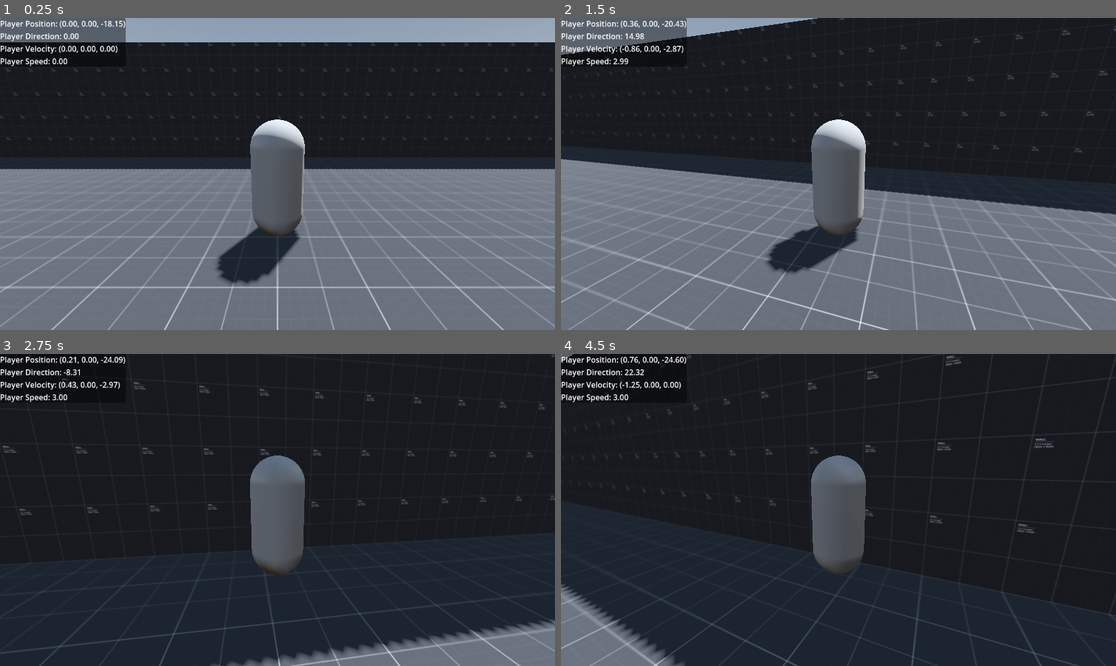
Above: before the commit, frames 1-4 (two rows, left to right).
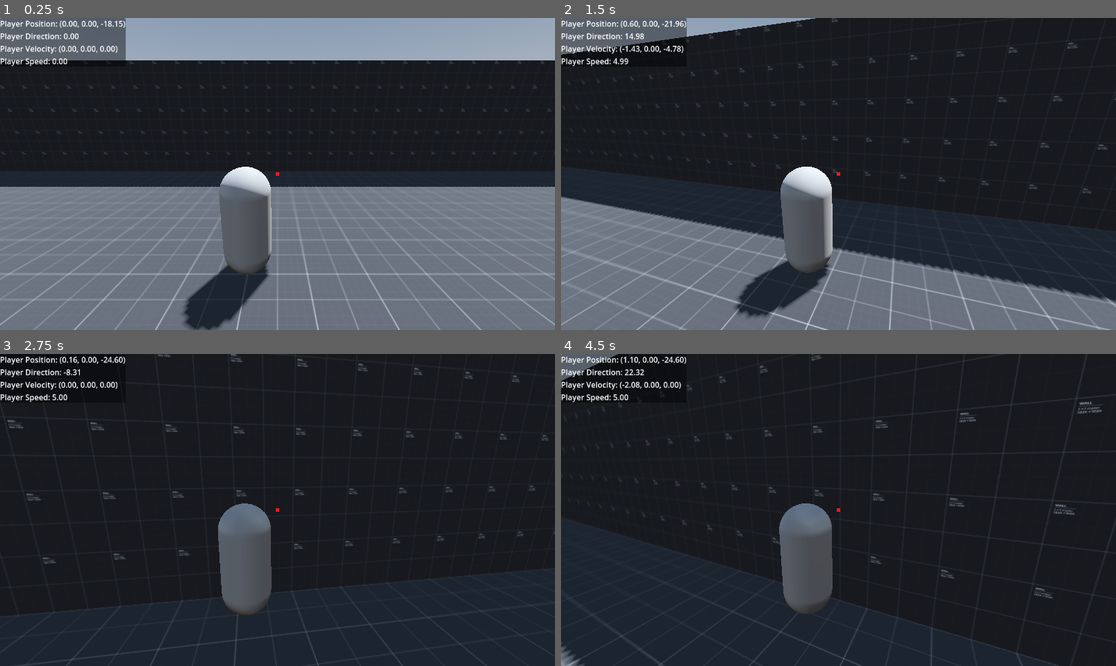
Above: after the commit, the same moments.

Repository: Zokerus/Tamera-Prototype
Game: Godot game, scene res://main.tscn
The game is run twice, just before and just after one commit, with the same random seed, the same clock (stepped at 60 frames per second) and the same inputs.
Inputs (mouse positions are in pixels of both pictures, inside the frame that each line leads up to):
- Up to frame 1 (0.25 s): no input
- Up to frame 2 (1.5 s): tap Enter (ui_accept) at 0.5, 0.77 s; move the mouse to (866, 174) at 0.52 s; hold W (Forward) from 0.53 s (still down); move the mouse to (810, 174) at 1.27 s
- Up to frame 3 (2.75 s): keep holding W (Forward); tap Enter (ui_accept) at 1.52 s; move the mouse to (288, 503) at 2.02 s
- Up to frame 4 (4.5 s): keep holding W (Forward); move the mouse to (832, 516) at 2.77 s; tap Enter (ui_accept) at 3.02, 3.77 s; move the mouse to (877, 513) at 3.52 s; move the mouse to (794, 506) at 4.27 s

The runs differ from the first frame. In frame 1, 21% of the frame differs, in the area x 0-100%, y 7-100%; in frame 2, 28%, in the area x 0-100%, y 0-100%; in frame 3, 12%; in frame 4, 11%.

Commit message:
add aim point crossair

Diff:
--- a/Character/Camera/camera_controller.tscn
+++ b/Character/Camera/camera_controller.tscn
@@ -7,12 +7,12 @@
 script = ExtResource("1_iaytv")
 
 [node name="SpringArm3D" type="Node3D" parent="."]
-transform = Transform3D(1, 0, 0, 0, 1, 0, 0, 0, 1, 0, 1.8, 0)
+transform = Transform3D(1, 0, 0, 0, 1, 0, 0, 0, 1, 0, 2.5, 0)
 script = ExtResource("1_ta650")
 
 [node name="RayCast3D" type="RayCast3D" parent="SpringArm3D"]
-target_position = Vector3(0, 0, 3.5)
+target_position = Vector3(0.5, 0, 3)
 collision_mask = 11
 
 [node name="Camera3D" type="Camera3D" parent="SpringArm3D"]
-transform = Transform3D(1, 0, 0, 0, 0.965926, 0.258819, 0, -0.258819, 0.965926, 0, 0, 3)
+transform = Transform3D(1, 0, 0, 0, 0.965926, 0.258819, 0, -0.258819, 0.965926, 0.5, 0, 3)
--- a/Character/Camera/spring_arm_3d.gd
+++ b/Character/Camera/spring_arm_3d.gd
@@ -12,6 +12,6 @@
 # Called every frame. 'delta' is the elapsed time since the previous frame.
 func _process(delta: float) -> void:
 	if ray_cast_3d.is_colliding():
-		camera_3d.position.z = minf(ray_cast_3d.global_position.distance_to(ray_cast_3d.get_collision_point()) - 0.1, 3.0)
+		camera_3d.position.z = minf(ray_cast_3d.global_position.distance_to(ray_cast_3d.get_collision_point()) - 0.3, 3.0)
 	else:
 		camera_3d.position.z = 3
--- a/Character/Player/player.gd
+++ b/Character/Player/player.gd
@@ -3,7 +3,7 @@
 
 @export var mainCamera: CameraController
 
-const SPEED: float = 3.0
+const SPEED: float = 5.0
 const JUMP_VELOCITY: float = 4.5
 const CHARACTER_ROTATION_RATE: float = 4 * PI
 const ACCELERATION: float = 6.0
--- a/GUI/Debug/debug_ui.tscn
+++ b/GUI/Debug/debug_ui.tscn
@@ -1,6 +1,7 @@
-[gd_scene load_steps=3 format=3 uid="uid://dnyixu56h1p84"]
+[gd_scene load_steps=4 format=3 uid="uid://dnyixu56h1p84"]
 
 [ext_resource type="Script" path="res://GUI/Debug/debug_ui.gd" id="1_3b8v4"]
+[ext_resource type="Texture2D" uid="uid://dv2y0ny3ndptl" path="res://Data/Material/UI/Point.png" id="2_avlpk"]
 
 [sub_resource type="StyleBoxFlat" id="StyleBoxFlat_5hsfl"]
 bg_color = Color(0, 0, 0, 0.423529)
@@ -25,3 +26,19 @@
 offset_bottom = 23.0
 theme_override_styles/normal = SubResource("StyleBoxFlat_5hsfl")
 text = "Player Position:"
+
+[node name="TextureRect" type="TextureRect" parent="."]
+layout_mode = 1
+anchors_preset = 8
+anchor_left = 0.5
+anchor_top = 0.5
+anchor_right = 0.5
+anchor_bottom = 0.5
+offset_left = -20.0
+offset_top = -20.0
+offset_right = 20.0
+offset_bottom = 20.0
+grow_horizontal = 2
+grow_vertical = 2
+texture = ExtResource("2_avlpk")
+stretch_mode = 3
Binary file added: Data/Material/UI/Point.png
Not shown, added: Data/Material/UI/Point.png.import
